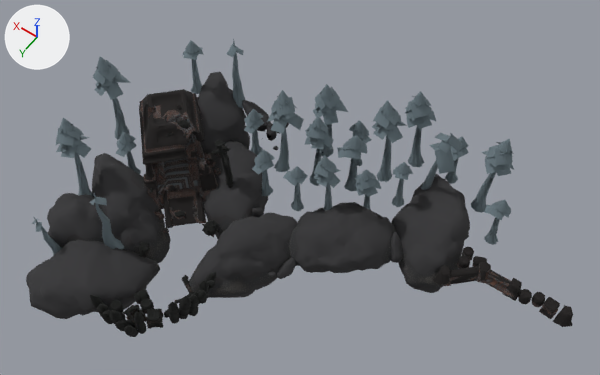
A saved change to the glTF model 3d/passe-alterac/models/storm_doodad_wcav_jungleouter_af_01.glb.
Camera for both pictures: a camera (50 mm lens) standing at (-22.5, 18.5, 42.2) and looking at (-5.1, -5.8, 3.9). Arrows for +X, +Y and +Z are at upper left; the lights stay in place. The first picture is the older version. Vertices at exactly the same position are counted once.
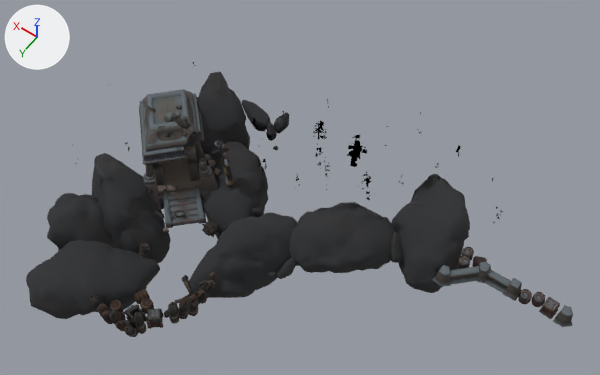
Pixel boxes [x1, y1, x2, y2] of what changed, in the pictures (600 x 375 px):
'Mesh_0', surface changed, reshaped: before [26, 39, 573, 337]; after [26, 72, 573, 337]
part 1 of me_mesh_0, surface changed: before [32, 39, 573, 337]; after [47, 83, 573, 337]
part 2 of me_mesh_0, recoloured: before [32, 39, 511, 256]

Diff of the bpy script that builds the scene:
```diff
--- a/3d/passe-alterac/models/storm_doodad_wcav_jungleouter_af_01.glb.py
+++ b/3d/passe-alterac/models/storm_doodad_wcav_jungleouter_af_01.glb.py
@@ mat_material_0 @@
 n3 = _N.new('ShaderNodeMath'); n3.name = 'Math.001'
 n3.operation = 'LESS_THAN'
-n3.inputs[1].default_value = 0.4  # 'Value'
+n3.inputs[1].default_value = 0.706  # 'Value'
 n4 = _N.new('ShaderNodeTexImage'); n4.name = 'Image Texture'
@@ me_mesh_0 @@
 # used by ob_mesh_0; location = (0.0, 0.0, 0.0)
-me_mesh_0.from_pydata(...)  # 25985 vertices, 45220 faces; spans x -21.7..9.0, y -15.7..7.7, z -4.7..9.0
+me_mesh_0.from_pydata(...)  # 25754 vertices, 44873 faces; spans x -21.7..9.0, y -15.7..7.7, z -4.7..9.0
+# me_mesh_0 part 1: 44659 kept faces spanning x -21.7..9.0, y -15.7..7.7, z -4.7..9.0 get new texture (UV) coordinates
+# me_mesh_0 part 2: 6289 faces spanning x -16.6..9.0, y -15.7..5.6, z -0.2..9.0 switch from mat_material_5 to mat_material_4
+# edits to the shape of me_mesh_0 do not show in these pictures
 me_mesh_0.materials.append(mat_material_0)
```
